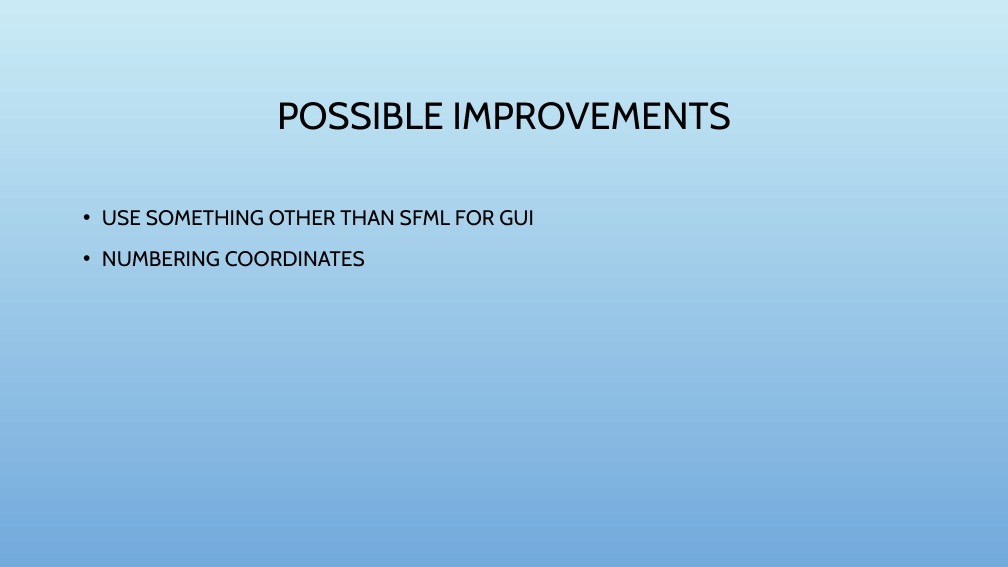
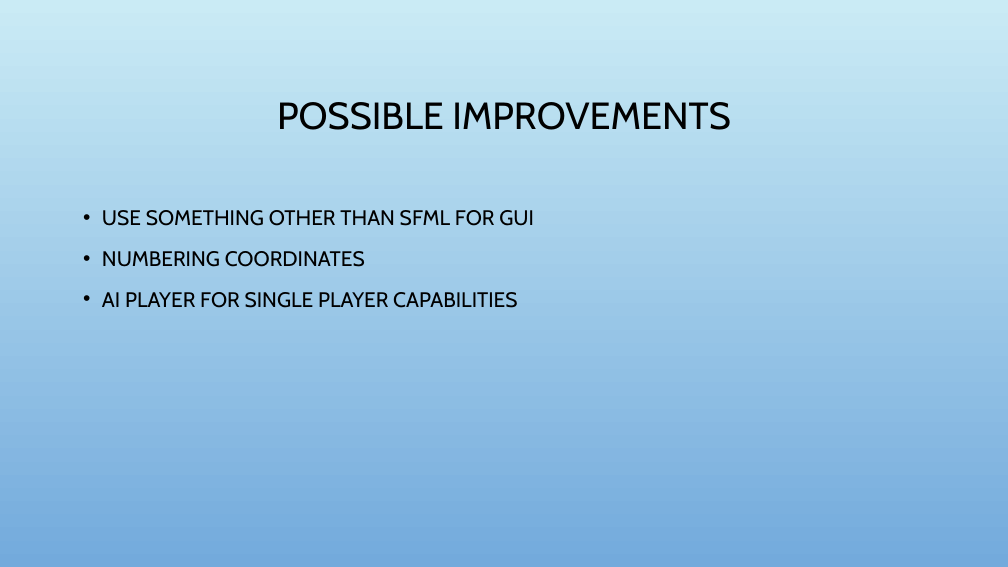
Before and after one commit to CyberAngler93/cs202-Battleships, a slide deck: slide 7 of Battleship.pptx. Drawn at 1008x567 pixels with LibreOffice and Linux fonts; fonts in the diff are those of the drawing; background and template pictures are left out. Boxes give left, top, right and bottom in pixels: in the first picture for what was removed or moved away, otherwise in the second. Text is boxed around its words. In the diff, an @@ line names an element or a change of style, - is before the commit and + after.

```diff
--- a/Battleship.pptx
+++ b/Battleship.pptx
@@ text at bbox=[102, 292, 517, 308]: paragraph added @@
+• AI PLAYER FOR SINGLE PLAYER CAPABILITIES
```
Also in this commit, not shown: 1 other slide changed.
